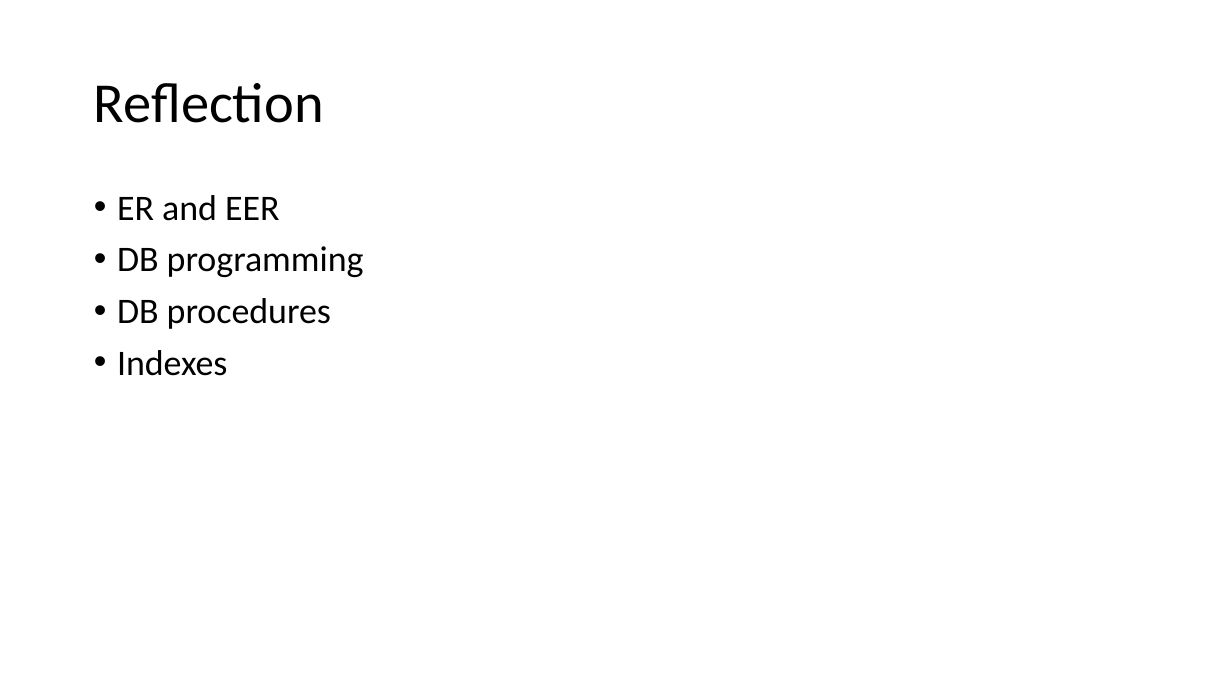
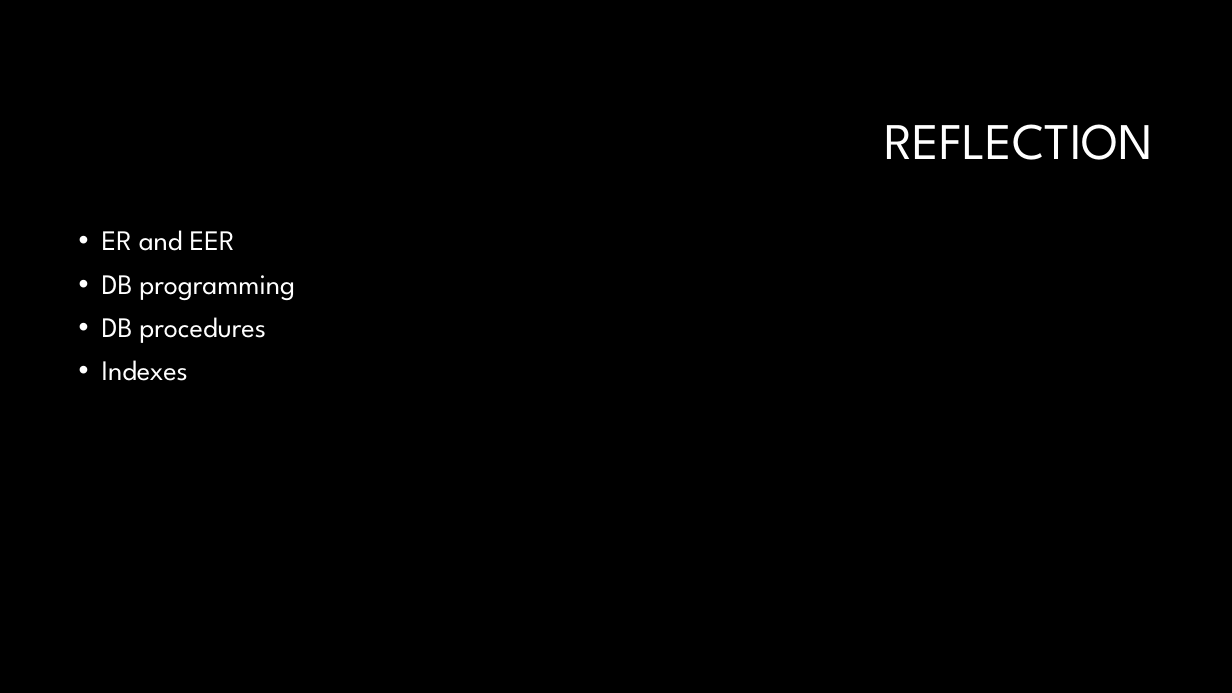
Before and after one commit to AndreasRichardsen/gtl_project, a slide deck: slide 12 of presentation material/Exam Presentation.pptx. Drawn at 1232x693 pixels with LibreOffice and Linux fonts; fonts in the diff are those of the drawing; background and template pictures are left out. Boxes give left, top, right and bottom in pixels: in the first picture for what was removed or moved away, otherwise in the second. Text is boxed around its words. In the diff, an @@ line names an element or a change of style, - is before the commit and + after.

```diff
--- a/presentation material/Exam Presentation.pptx
+++ b/presentation material/Exam Presentation.pptx
@@ background #FFFFFF to #000000 @@
@@ title at bbox=[884, 124, 1153, 160]: text changed; size 44 to 40 pt; font Calibri to League Spartan; text colour #000000 to #FFFFFF @@
-Reflection
+REFLECTION
@@ text "ER and EER": place and size @@
-text "ER and EER" at bbox=[117, 195, 364, 376]
+text "ER and EER" at bbox=[102, 230, 295, 381]
@@ text "ER and EER" at bbox=[102, 230, 295, 381]: size 28 to 22 pt, font Calibri to League Spartan, text colour #000000 to #FFFFFF @@
```
Also in this commit, not shown: 19 other slides changed, 2 slides added, 2 slides removed.
